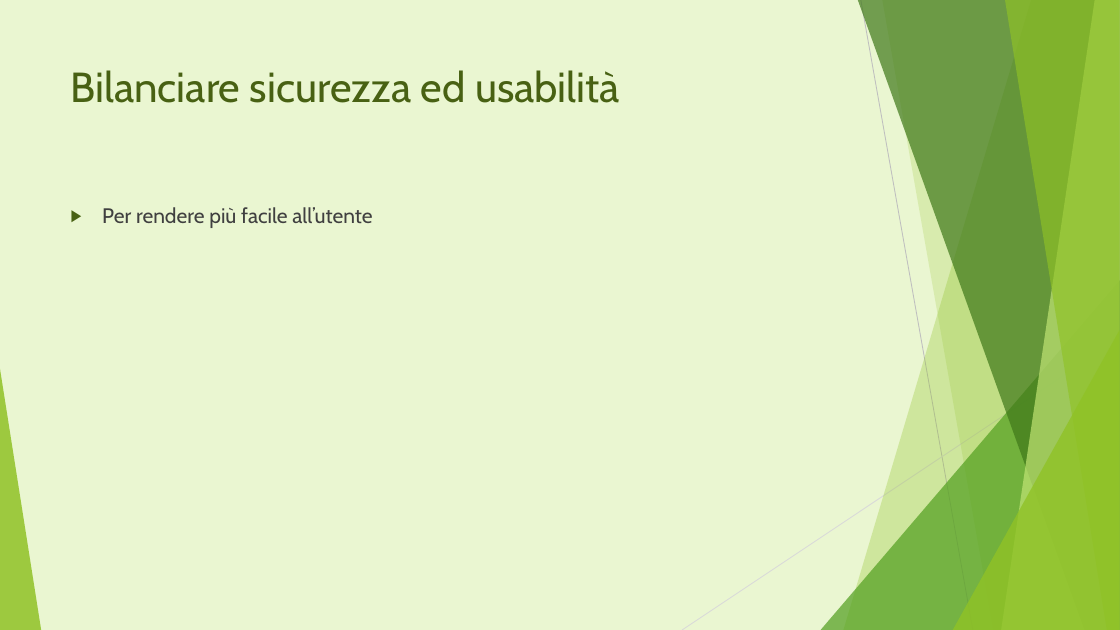
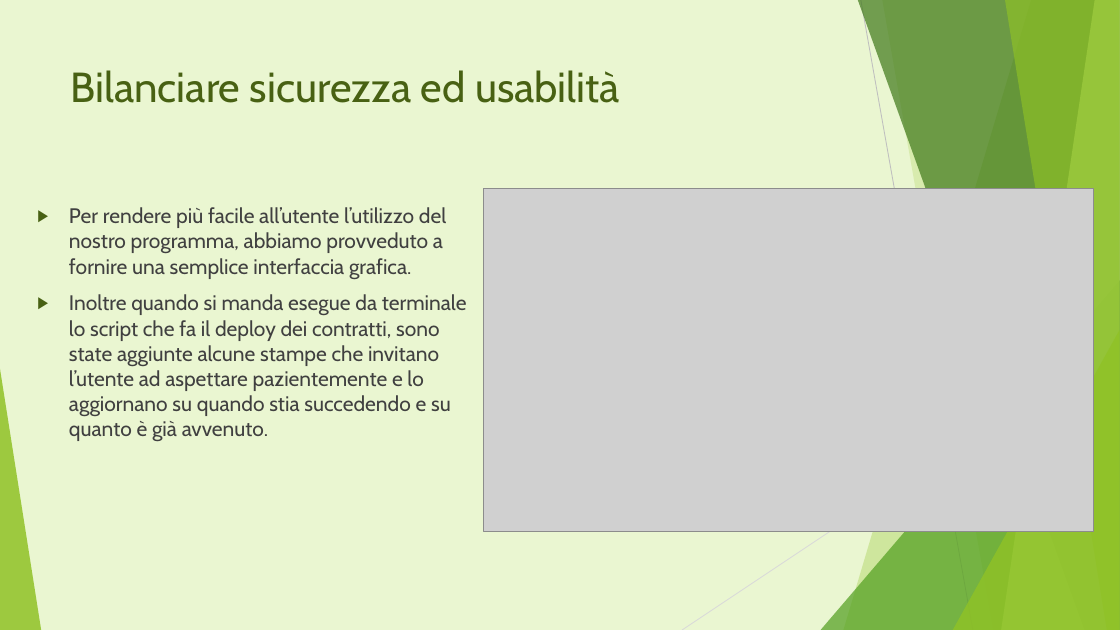
Before and after one commit to ChiaraAmalia/solidityproj, a slide deck: slide 9 of documenti/Footprint calculator.pptx. Drawn at 1120x630 pixels with LibreOffice and Linux fonts; fonts in the diff are those of the drawing; grey boxes stand for pictures. Boxes give left, top, right and bottom in pixels: in the first picture for what was removed or moved away, otherwise in the second. Text is boxed around its words. In the diff, an @@ line names an element or a change of style, - is before the commit and + after.

```diff
--- a/documenti/Footprint calculator.pptx
+++ b/documenti/Footprint calculator.pptx
@@ text at (69, 207, 467, 441): text changed @@
-▶ Per rendere più facile all’utente
+▶ Per rendere più facile all’utente l’utilizzo del nostro programma, abbiamo provveduto a fornire una semplice interfaccia grafica.
+▶ Inoltre quando si manda esegue da terminale lo script che fa il deploy dei contratti, sono state aggiunte alcune stampe che invitano l’utente ad aspettare pazientemente e lo aggiornano su quando stia succedendo e su quanto è già avvenuto.
@@ picture added at (484, 189, 1094, 532) @@
```
Also in this commit, not shown: 1 other slide changed.
